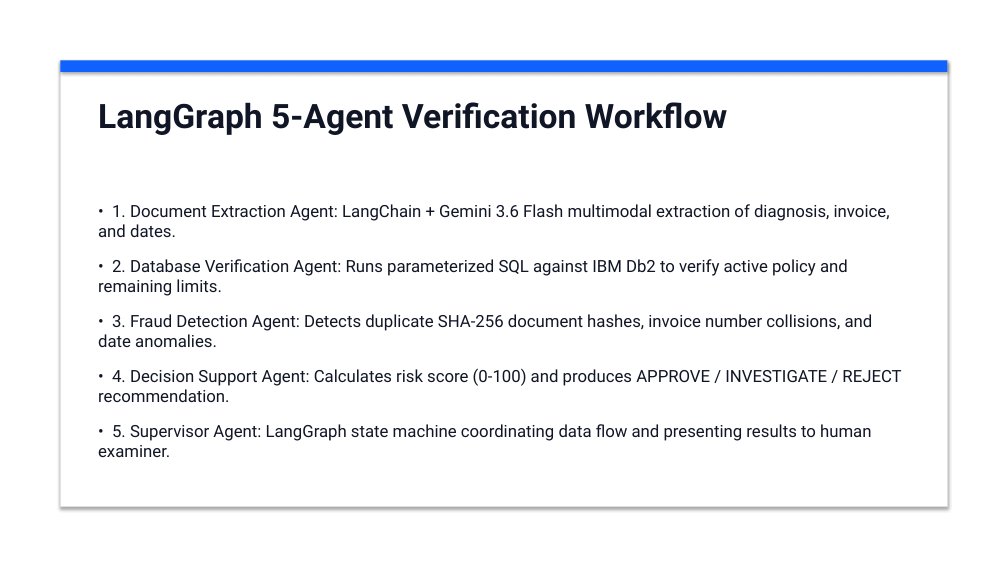
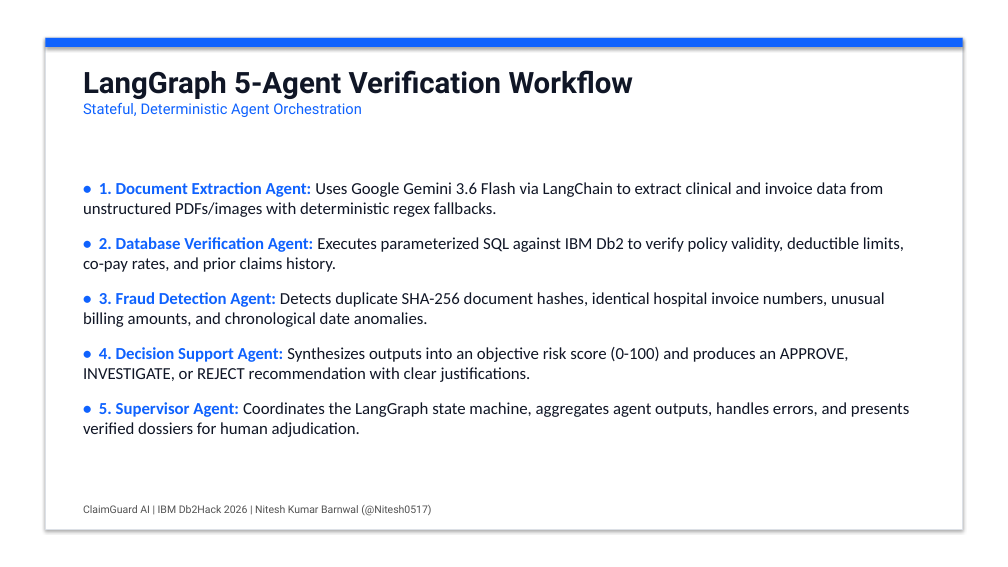
Before and after one commit to KunalGolaIBM/IBM_Db2_TechX_Project_Submission, a slide deck: slide 5 of submissions/claimguard-ai/docs/ClaimGuard_AI_Pitch_Deck.pptx. Drawn at 1008x567 pixels with LibreOffice and Linux fonts; fonts in the diff are those of the drawing. Boxes give left, top, right and bottom in pixels: in the first picture for what was removed or moved away, otherwise in the second. Text is boxed around its words. In the diff, an @@ line names an element or a change of style, - is before the commit and + after.

Commit message:
docs(claimguard-ai): update pitch deck with embedded screenshots and architecture PDF

```diff
--- a/submissions/claimguard-ai/docs/ClaimGuard_AI_Pitch_Deck.pptx
+++ b/submissions/claimguard-ai/docs/ClaimGuard_AI_Pitch_Deck.pptx
@@ rectangle: place and size @@
-rectangle at bbox=[60, 60, 948, 72]
+rectangle at bbox=[45, 38, 963, 47]
@@ rectangle: place and size @@
-rectangle at bbox=[60, 60, 948, 507]
+rectangle at bbox=[45, 38, 963, 529]
@@ rectangle at bbox=[45, 38, 963, 529]: outline #E0E0E0 1 pt to #DCE0E6 1 pt @@
@@ text "LangGraph 5-Agent Verification Workflow": place and size @@
-text "LangGraph 5-Agent Verification Workflow" at bbox=[98, 102, 727, 135]
+text "LangGraph 5-Agent Verification Workflow" at bbox=[83, 70, 633, 117]
@@ text at bbox=[83, 70, 633, 99]: size 32 to 28 pt in "LangGraph 5-Agent Verification Workflow" @@
@@ text at bbox=[83, 103, 362, 117]: paragraph added @@
+Stateful, Deterministic Agent Orchestration
@@ text at bbox=[83, 182, 909, 437]: text changed; font Roboto to Calibri @@
-• 1. Document Extraction Agent: LangChain + Gemini 3.6 Flash multimodal extraction of diagnosis, invoice, and dates.
-• 2. Database Verification Agent: Runs parameterized SQL against IBM Db2 to verify active policy and remaining limits.
-• 3. Fraud Detection Agent: Detects duplicate SHA-256 document hashes, invoice number collisions, and date anomalies.
-• 4. Decision Support Agent: Calculates risk score (0-100) and produces APPROVE / INVESTIGATE / REJECT recommendation.
-• 5. Supervisor Agent: LangGraph state machine coordinating data flow and presenting results to human examiner.
+• 1. Document Extraction Agent: Uses Google Gemini 3.6 Flash via LangChain to extract clinical and invoice data from unstructured PDFs/images with deterministic regex fallbacks.
+• 2. Database Verification Agent: Executes parameterized SQL against IBM Db2 to verify policy validity, deductible limits, co-pay rates, and prior claims history.
+• 3. Fraud Detection Agent: Detects duplicate SHA-256 document hashes, identical hospital invoice numbers, unusual billing amounts, and chronological date anomalies.
+• 4. Decision Support Agent: Synthesizes outputs into an objective risk score (0-100) and produces an APPROVE, INVESTIGATE, or REJECT recommendation with clear justifications.
+• 5. Supervisor Agent: Coordinates the LangGraph state machine, aggregates agent outputs, handles errors, and presents verified dossiers for human adjudication.
@@ text added at bbox=[83, 505, 431, 516], 10 pt, text #525252 @@
+ClaimGuard AI | IBM Db2Hack 2026 | Nitesh Kumar Barnwal (@Nitesh0517)
```
Also in this commit, not shown: 2 other slides changed, 7 slides added, 5 slides removed, 1 other file.
